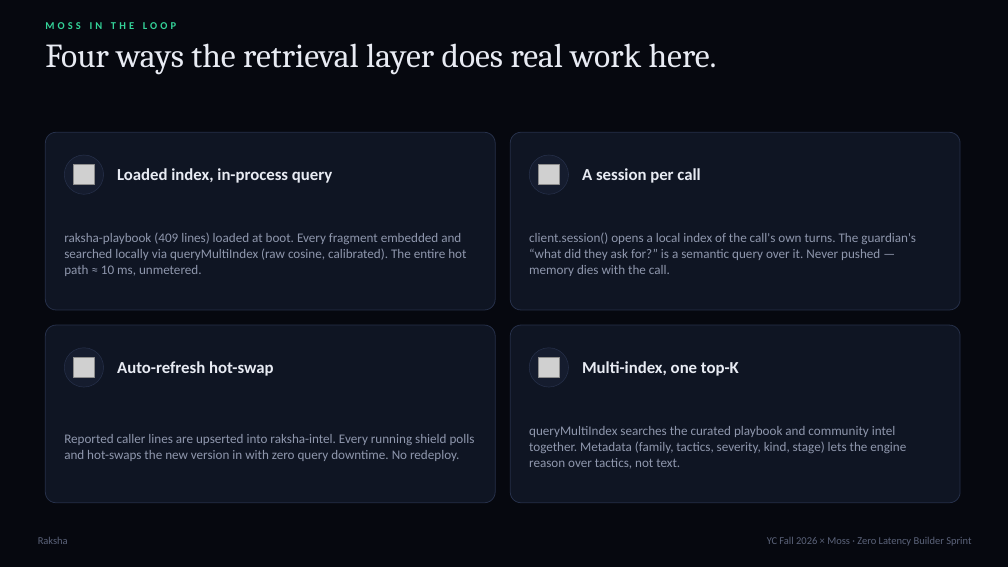
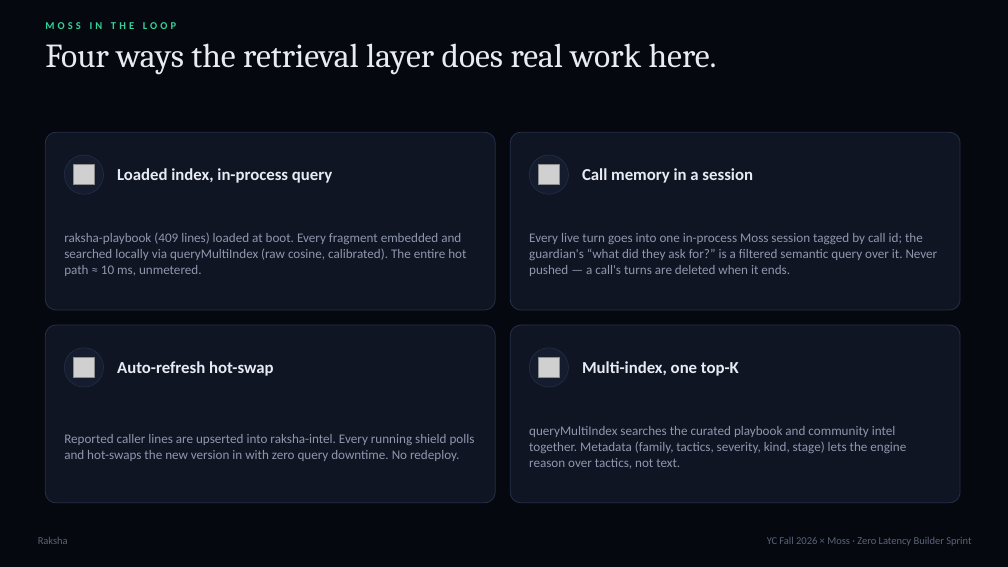
Before and after one commit to shi1720/YC-Fall-2026-x-Moss, a slide deck: slide 7 of docs/deck/Raksha-Pitch.pptx. Drawn at 1008x567 pixels with LibreOffice and Linux fonts; fonts in the diff are those of the drawing; grey boxes stand for pictures. Boxes give left, top, right and bottom in pixels: in the first picture for what was removed or moved away, otherwise in the second. Text is boxed around its words. In the diff, an @@ line names an element or a change of style, - is before the commit and + after.

```diff
--- a/docs/deck/Raksha-Pitch.pptx
+++ b/docs/deck/Raksha-Pitch.pptx
@@ text at (582, 168, 753, 183): text changed @@
-A session per call
+Call memory in a session
@@ text at (529, 233, 938, 276): text changed @@
-client.session() opens a local index of the call's own turns. The guardian's “what did they ask for?” is a semantic query over it. Never pushed — memory dies with the call.
+Every live turn goes into one in-process Moss session tagged by call id; the guardian's “what did they ask for?” is a filtered semantic query over it. Never pushed — a call's turns are deleted when it ends.
```
Also in this commit, not shown: 1 other slide changed, 17 other files.
